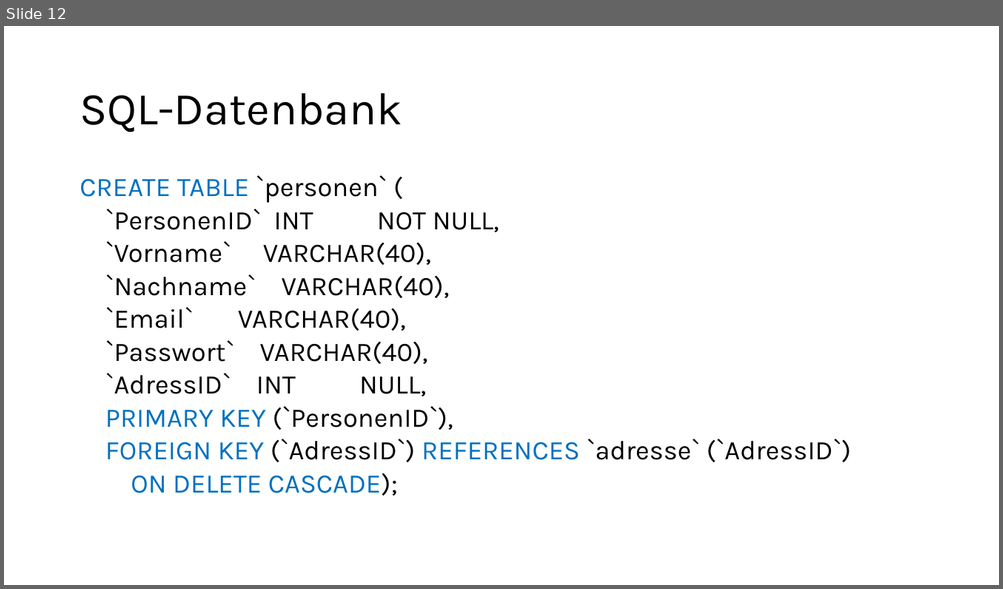
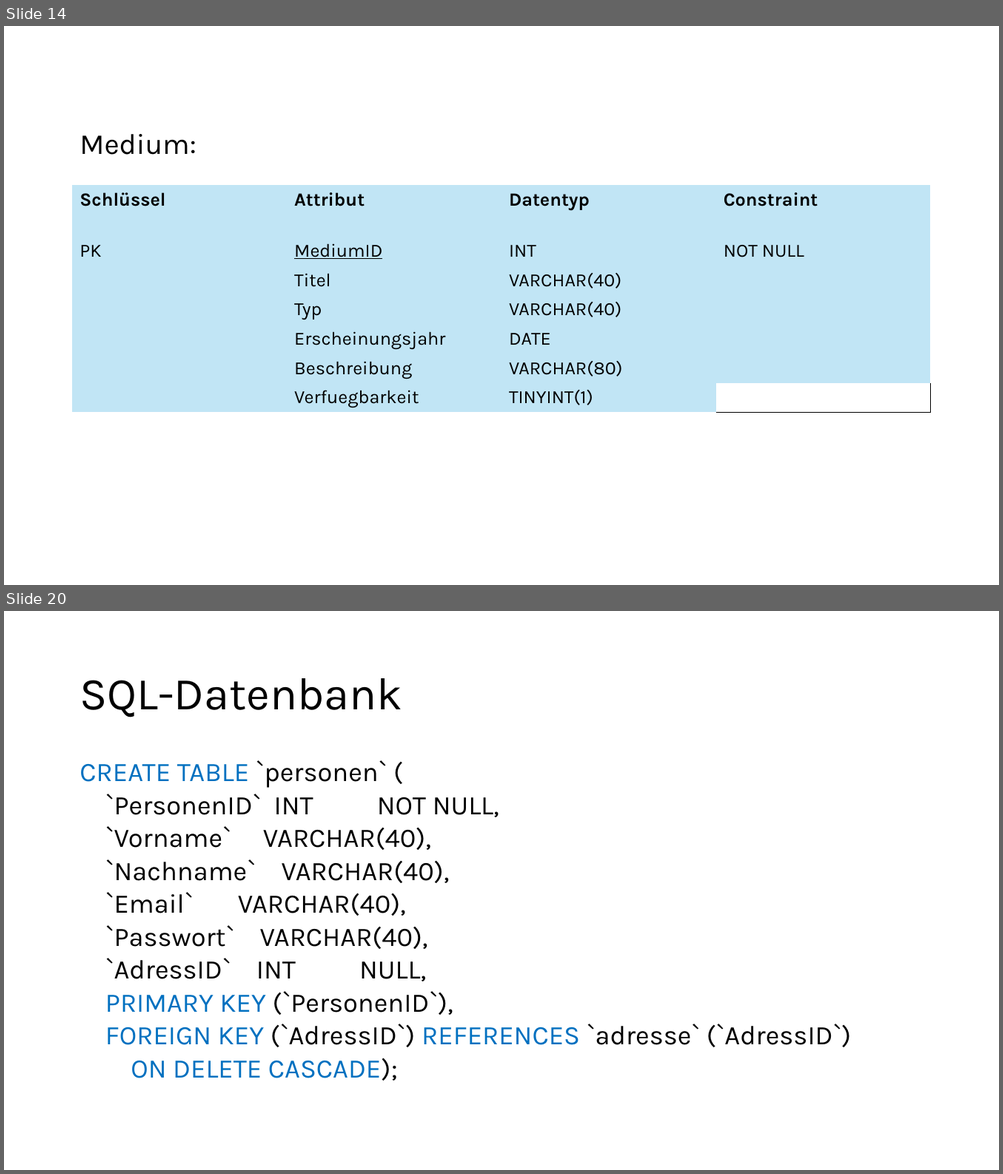
Before and after one commit to mi-0110/datenbanken-bib, a slide deck: BibPräsi.pptx. Shown one above the other, each under a label of ours: slide 12 before the commit, slides 14 and 20 after it; the slides between them are not shown. The pictures are 1003x589 and 1003x1174 pixels, drawn with LibreOffice and Linux fonts; fonts in the diff are those of the drawing. Boxes give left, top, right and bottom in pixels: in the first picture for what was removed or moved away, otherwise in the second. Text is boxed around its words. In the diff, an @@ line names an element or a change of style, - is before the commit and + after.

```diff
--- a/BibPräsi.pptx
+++ b/BibPräsi.pptx
@@ slide 14 added at (x1=4, y1=26, x2=999, y2=585), background #FFFFFF @@
@@ title added at (x1=79, y1=134, x2=196, y2=155), 28 pt, text #000000 @@
+Medium:
@@ table added at (x1=73, y1=185, x2=932, y2=416), 7 rows, 4 columns @@
+Schlüssel | Attribut | Datentyp | Constraint
+PK | MediumID | INT | NOT NULL
+ | Titel | VARCHAR(40) | 
+ | Typ | VARCHAR(40) | 
+ | Erscheinungsjahr | DATE | 
+ | Beschreibung | VARCHAR(80) | 
+ | Verfuegbarkeit | TINYINT(1) | 
@@ what was slide 12 is now slide 20 @@
```
Also in this commit, not shown: 10 other slides added, 1 slide removed, 2 other files.
